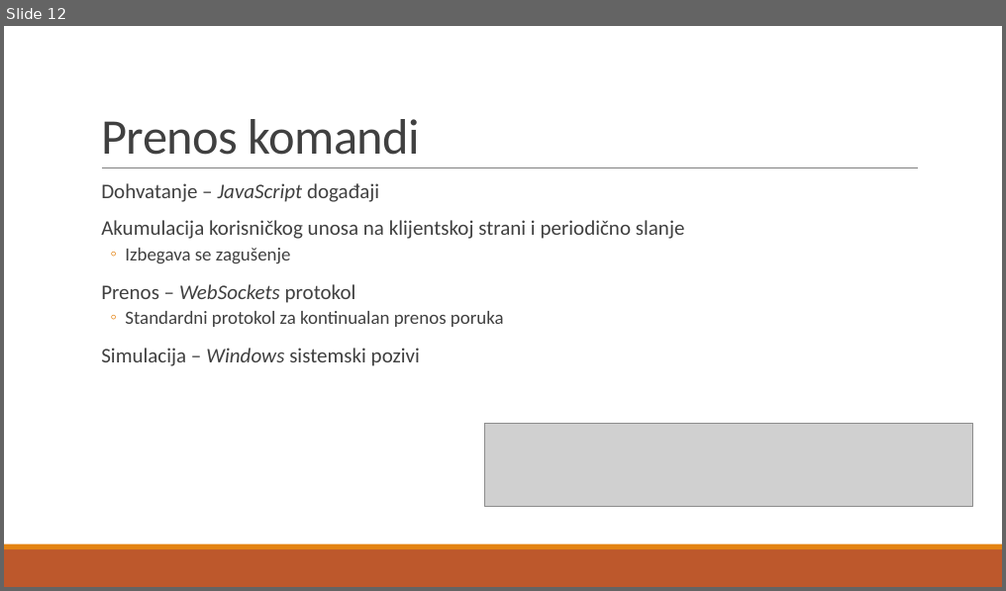
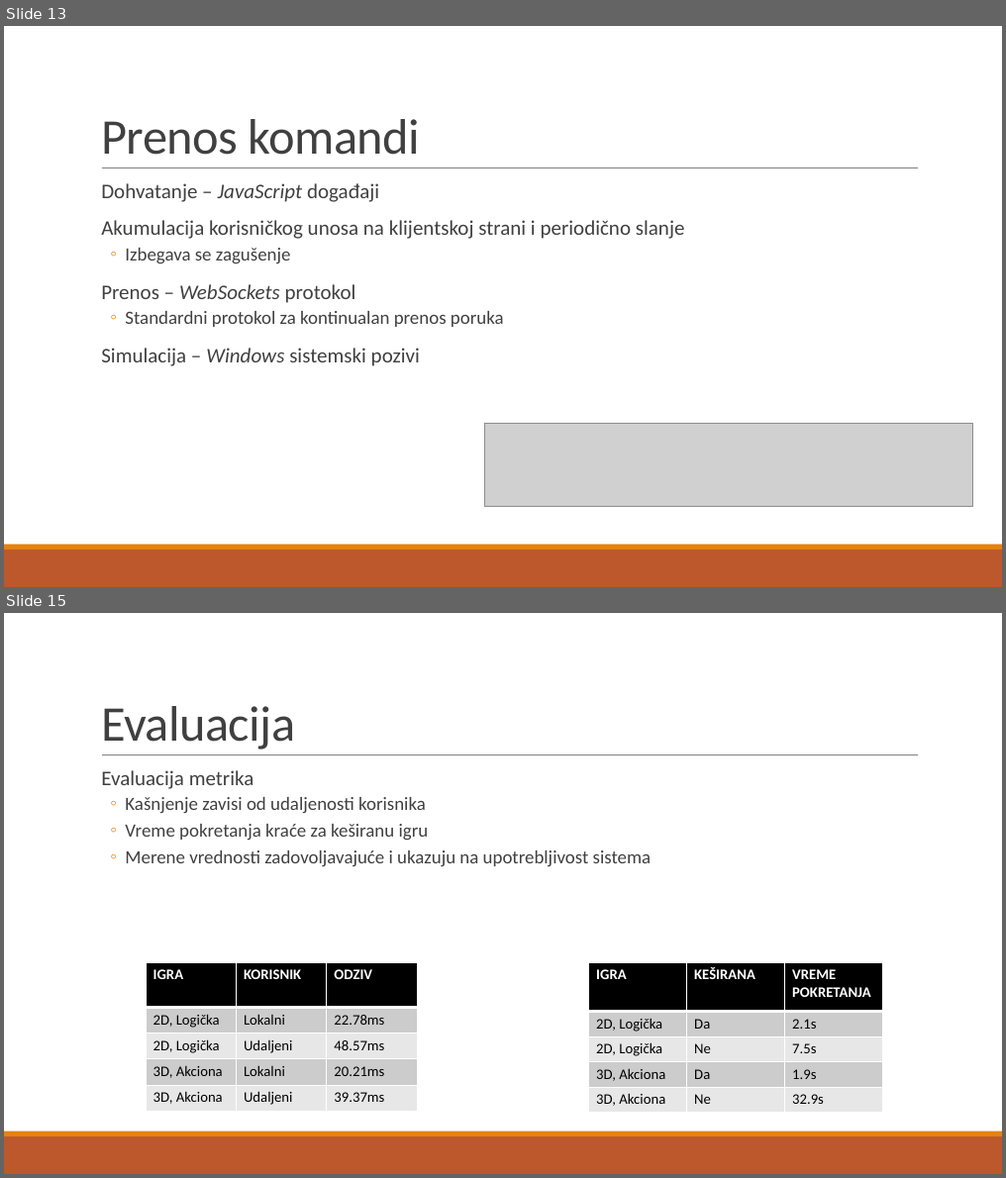
Before and after one commit to AleksandarDincic/cloud_gaming, a slide deck: docs/prezentacija.pptx. Shown one above the other, each under a label of ours: slide 12 before the commit, slides 13 and 15 after it; the slides between them are not shown. The pictures are 1006x591 and 1006x1178 pixels, drawn with LibreOffice and Linux fonts; fonts in the diff are those of the drawing; grey boxes stand for pictures. Boxes give left, top, right and bottom in pixels: in the first picture for what was removed or moved away, otherwise in the second. Text is boxed around its words. In the diff, an @@ line names an element or a change of style, - is before the commit and + after.

```diff
--- a/docs/prezentacija.pptx
+++ b/docs/prezentacija.pptx
@@ slide 15 added at <box>4,613,1002,1174</box>, background #FFFFFF; not listed: 3 template elements that a slide beside it also shows @@
@@ title added at <box>101,706,295,750</box>, 48 pt, text #404040 @@
+Evaluacija
@@ text added at <box>101,770,651,866</box>, 18 pt, text #404040 @@
+  Evaluacija metrika
+  ◦ Kašnjenje zavisi od udaljenosti korisnika
+  ◦ Vreme pokretanja kraće za keširanu igru
+  ◦ Merene vrednosti zadovoljavajuće i ukazuju na upotrebljivost sistema
@@ table added at <box>146,962,417,1112</box>, 5 rows, 3 columns @@
+IGRA | KORISNIK | ODZIV
+2D, Logička | Lokalni | 22.78ms
+2D, Logička | Udaljeni | 48.57ms
+3D, Akciona | Lokalni | 20.21ms
+3D, Akciona | Udaljeni | 39.37ms
@@ table added at <box>589,962,883,1112</box>, 5 rows, 3 columns @@
+IGRA | KEŠIRANA | VREME POKRETANJA
+2D, Logička | Da | 2.1s
+2D, Logička | Ne | 7.5s
+3D, Akciona | Da | 1.9s
+3D, Akciona | Ne | 32.9s
@@ what was slide 12 is now slide 13 @@
```
Also in this commit, not shown: 9 slides changed.
